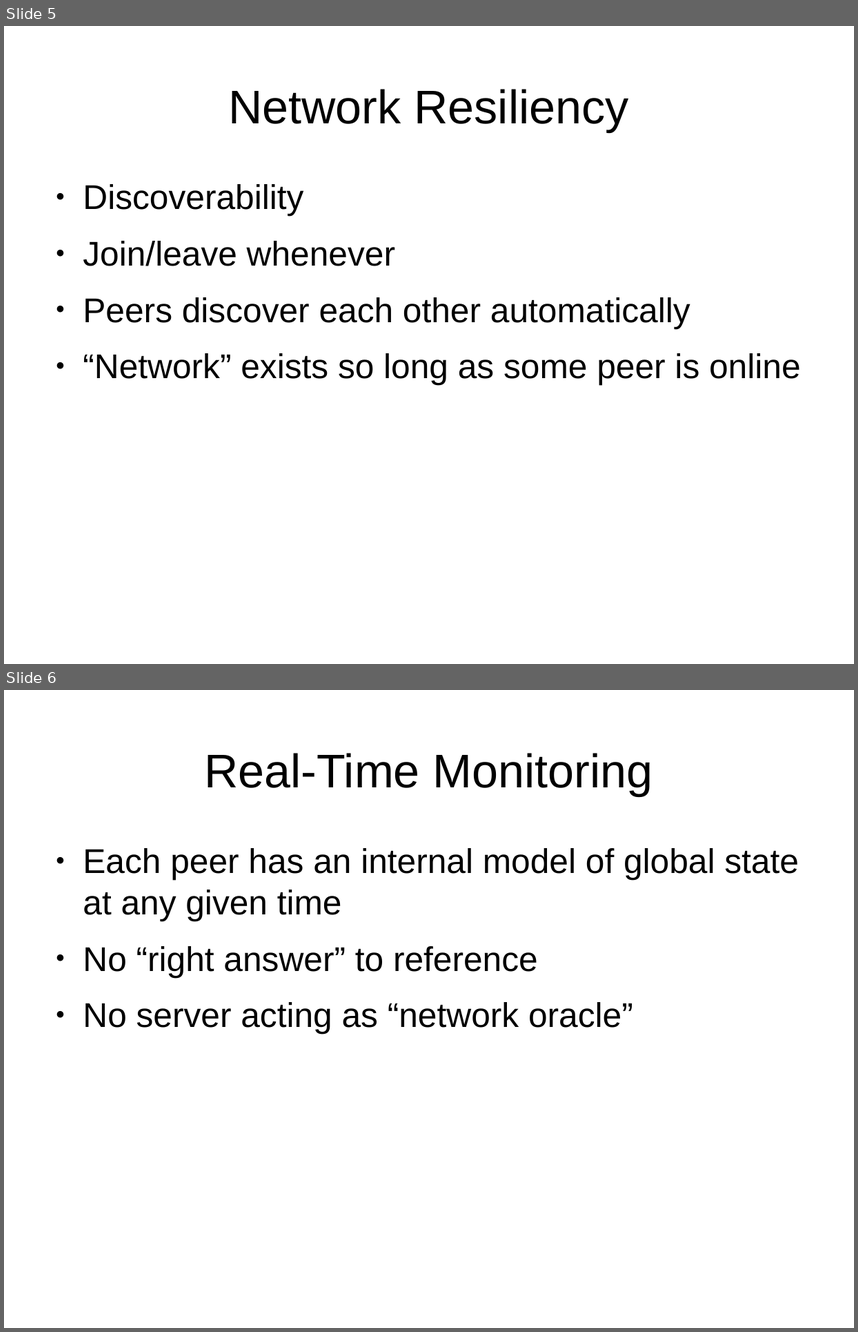
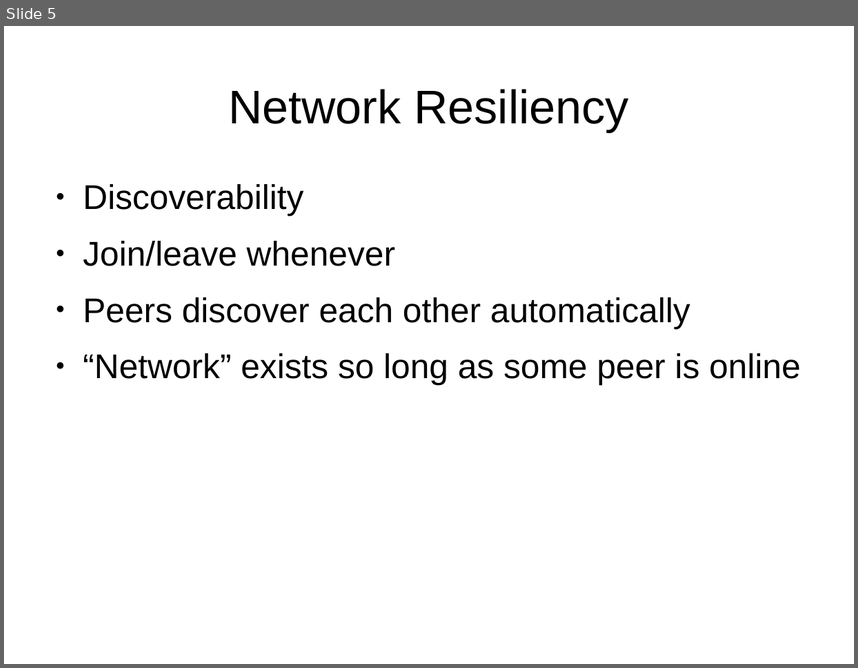
Before and after one commit to andrewazores/Capstone, a slide deck: documentation/problem_statement_presentation.odp. Shown one above the other, each under a label of ours: slides 5 and 6 before the commit, slide 5 after it. The pictures are 858x1332 and 858x668 pixels, drawn with LibreOffice and Linux fonts; fonts in the diff are those of the drawing. Boxes give left, top, right and bottom in pixels: in the first picture for what was removed or moved away, otherwise in the second. Text is boxed around its words. In the diff, an @@ line names an element or a change of style, - is before the commit and + after.

Commit message:
Edit Problem Statement
changed presentation to focus more on the algorithm instead of the application
added skynet picture
added further explanation of what we are actually doing

```diff
--- a/documentation/problem_statement_presentation.odp
+++ b/documentation/problem_statement_presentation.odp
@@ slide 6 removed at bbox=[4, 690, 854, 1328], background #FFFFFF @@
@@ title removed at bbox=[205, 753, 653, 796] @@
-Real-Time Monitoring
@@ text removed at bbox=[83, 848, 799, 1034] @@
-● Each peer has an internal model of global state at any given time
-● No “right answer” to reference
-● No server acting as “network oracle”
```
Also in this commit, not shown: 4 slides changed, 4 slides added, 2 other slides removed.
